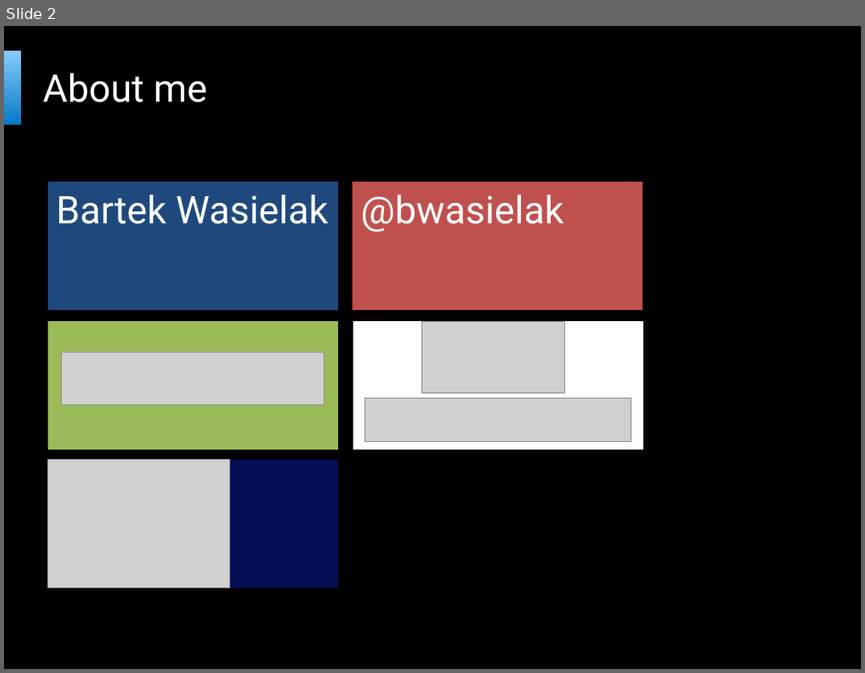
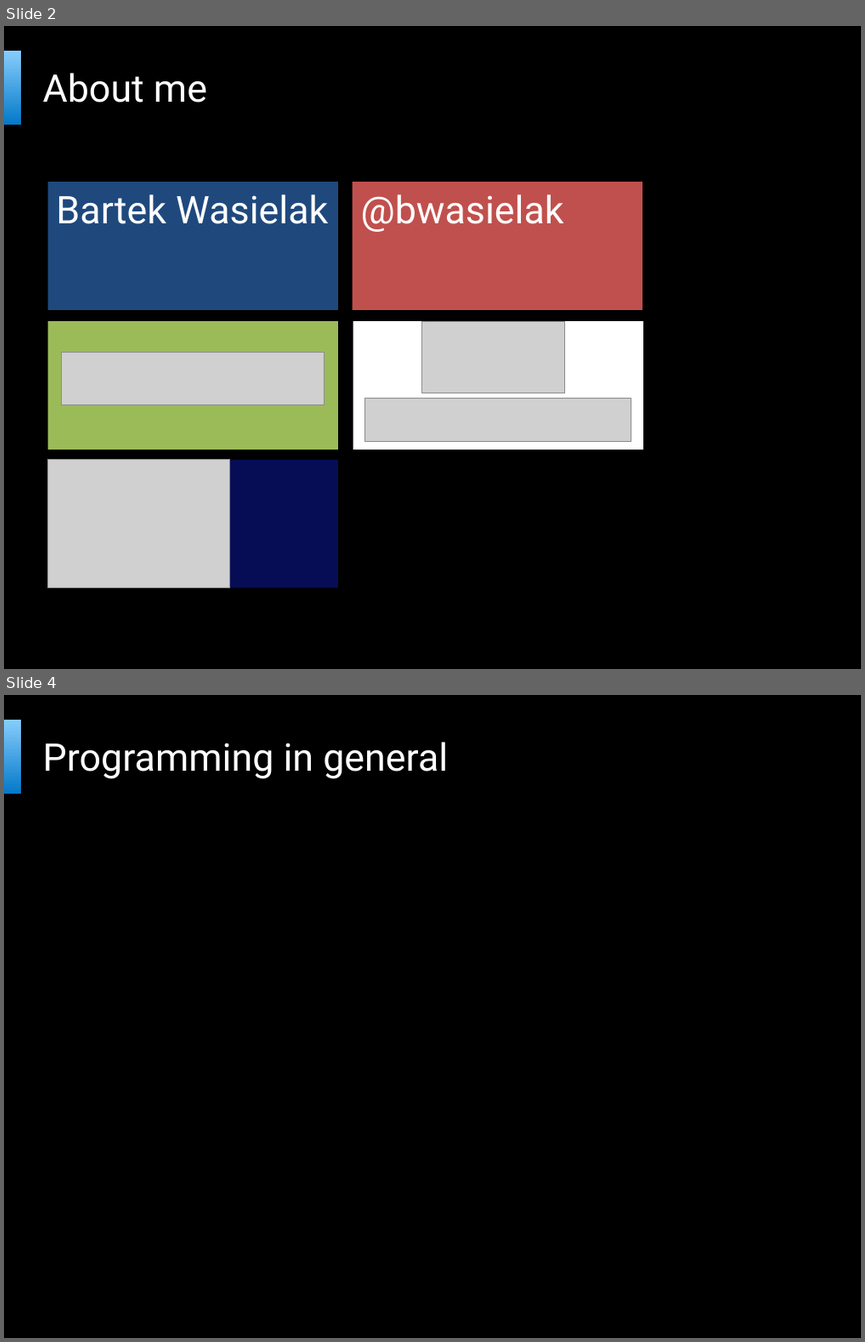
Before and after one commit to bartekwasielak/Presentation, a slide deck: Programming Made Easy.pptx. Shown one above the other, each under a label of ours: slide 2 before the commit, slides 2 and 4 after it; the slides between them are not shown. The pictures are 865x673 and 865x1342 pixels, drawn with LibreOffice and Linux fonts; fonts in the diff are those of the drawing; grey boxes stand for pictures; background and template pictures are left out. Boxes give left, top, right and bottom in pixels: in the first picture for what was removed or moved away, otherwise in the second. Text is boxed around its words. In the diff, an @@ line names an element or a change of style, - is before the commit and + after.

```diff
--- a/Programming Made Easy.pptx
+++ b/Programming Made Easy.pptx
@@ slide 4 added at (4, 695, 861, 1338), background picture (left out); not listed: 2 template elements that a slide beside it also shows @@
@@ title added at (43, 742, 448, 779), 32 pt, text #FFFFFF @@
+Programming in general
```
Also in this commit, not shown: 1 slide changed, 12 other slides added.
